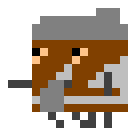
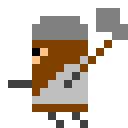
Revision of a layered 128 × 128 image; what changed, layer by layer:
hid "Side Jump copy" over box(40, 16, 128, 128)
